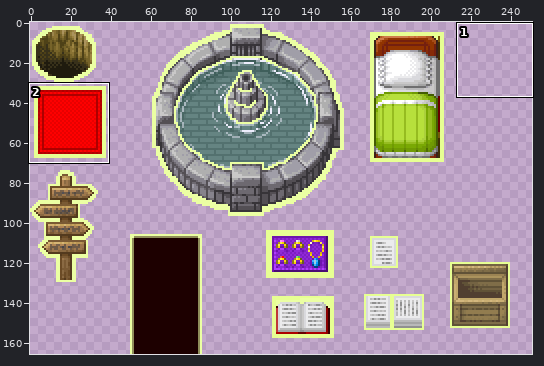
Edited in one commit: sprite sheet (assets/interactable.png). The picture above shows the old version from afar; the outline marks the close-up.
Close-up. Before the edit:
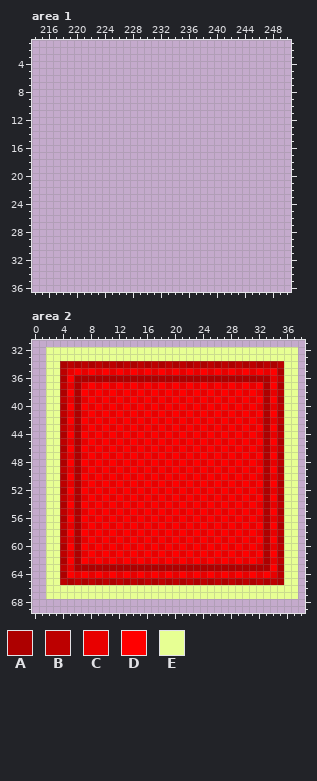
The file is 251x166 pixels. Colours within 5 levels of each other are drawn and written as one. Shown: area 1: x 214..250, y 1..36; area 2: x 0..38, y 31..69.
Palette (. is transparent): A #ad0000  B #bc0000  C #e80000  D #ff0000  E #e7ff93
Pixels before, area 2, first column x 2:
32 EEEEEEEEEEEEEEEEEEEEEEEEEEEEEEEEEEEE
33 EEEEEEEEEEEEEEEEEEEEEEEEEEEEEEEEEEEE
34 EEABABABABABABABABABABABABABABABABEE
35 EEBCDCDCDCDCDCDCDCDCDCDCDCDCDCDCDAEE
36 EEADAAAAAAAAAAAAAAAAAAAAAAAAAAAACBEE
37 EEBCACDCDCDCDCDCDCDCDCDCDCDCDCDADAEE
38 EEADADCDCDCDCDCDCDCDCDCDCDCDCDCACBEE
39 EEBCACDCDCDCDCDCDCDCDCDCDCDCDCDADAEE
40 EEADADCDCDCDCDCDCDCDCDCDCDCDCDCACBEE
41 EEBCACDCDCDCDCDCDCDCDCDCDCDCDCDADAEE
42 EEADADCDCDCDCDCDCDCDCDCDCDCDCDCACBEE
43 EEBCACDCDCDCDCDCDCDCDCDCDCDCDCDADAEE
44 EEADADCDCDCDCDCDCDCDCDCDCDCDCDCACBEE
45 EEBCACDCDCDCDCDCDCDCDCDCDCDCDCDADAEE
46 EEADADCDCDCDCDCDCDCDCDCDCDCDCDCACBEE
47 EEBCACDCDCDCDCDCDCDCDCDCDCDCDCDADAEE
48 EEADADCDCDCDCDCDCDCDCDCDCDCDCDCACBEE
49 EEBCACDCDCDCDCDCDCDCDCDCDCDCDCDADAEE
50 EEADADCDCDCDCDCDCDCDCDCDCDCDCDCACBEE
51 EEBCACDCDCDCDCDCDCDCDCDCDCDCDCDADAEE
52 EEADADCDCDCDCDCDCDCDCDCDCDCDCDCACBEE
53 EEBCACDCDCDCDCDCDCDCDCDCDCDCDCDADAEE
54 EEADADCDCDCDCDCDCDCDCDCDCDCDCDCACBEE
55 EEBCACDCDCDCDCDCDCDCDCDCDCDCDCDADAEE
56 EEADADCDCDCDCDCDCDCDCDCDCDCDCDCACBEE
57 EEBCACDCDCDCDCDCDCDCDCDCDCDCDCDADAEE
58 EEADADCDCDCDCDCDCDCDCDCDCDCDCDCACBEE
59 EEBCACDCDCDCDCDCDCDCDCDCDCDCDCDADAEE
60 EEADADCDCDCDCDCDCDCDCDCDCDCDCDCACBEE
61 EEBCACDCDCDCDCDCDCDCDCDCDCDCDCDADAEE
62 EEADADCDCDCDCDCDCDCDCDCDCDCDCDCACBEE
63 EEBCAAAAAAAAAAAAAAAAAAAAAAAAAAAADAEE
64 EEADCDCDCDCDCDCDCDCDCDCDCDCDCDCDCBEE
65 EEBABABABABABABABABABABABABABABABAEE
66 EEEEEEEEEEEEEEEEEEEEEEEEEEEEEEEEEEEE
67 EEEEEEEEEEEEEEEEEEEEEEEEEEEEEEEEEEEE
Once edited:
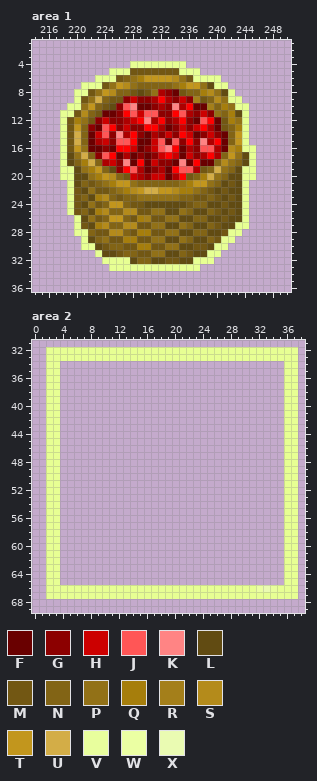
Colours new in this view: F #690000  G #8c0000  H #cc0000  J #ff5656  K #ff8484  L #614b12  M #725713  N #826415  P #927117  Q #a67e0c  R #a47f1a  S #b48b1b  T #c2961d  U #d3ad47  V #e8fe9d  W #ebffa3  X #eafbb2
The exact change:
Changed rows in their new state; - is an unchanged pixel.
Area 1:
first column x 218:
 4 ----------EEEEEEEE----------
 5 -------EEEMMMMMMMEEE--------
 6 -----EEEMNPQTTTTSPMEEEE-----
 7 ---EEEMPTSPNNNNNPQTTPLEE----
 8 --EEMPTSNNMLMPAGFMNNQSPLE---
 9 --EMPUNMMGHGGADAGHGRMNSPEE--
10 -EEPTNMLGJKFFGAGKADFFRNQPEE-
11 EEMSNMFFGDJHJJGGDJAGHGPNQLE-
12 EMQPMGHGGAHDKADGADGFJDFMQPE-
13 EMTNGFJDGHGGDDAFGHGHDAFMNQE-
14 EMUNFHJGKADGFAGHGDHFGHGFNTE-
15 EMUNFAHGJJDFFHJFJGDGKADFNTE-
16 EMTPFFGFDDHFGHJKDFAGJJAFSQEE
17 ELPUNGJDFAFGFGHDHFHGADANTPLE
18 ELNQUNAHGKFDFHGGFKFDFFNSPNLE
19 EELPQTNLGDJAFGAFDJJAMNUPNLEE
20 EELLPQTSNMHAGHHFADMNQUPNLLEE
21 -ELNMNPQTTPNNNNNNPQTTPNLMLE-
22 -EMLPMMNPQSTUUTTSQQPNMLMLLE-
23 -EMNLQSNMNNPPPPPPNNMMNMLMLE-
24 -EMLPMNTTNMMLLLLLLMNNLLMLLE-
25 -EMNLQSNNSSMMPPLLPNLLNMLMLE-
26 --ELPMNTTNMQRMMPPLLNNLLMLLE-
27 --EMLQSNNSSMMPPLLPNLLNMLLEE-
28 --EENMMSSNMQQMMPPLLNNLLMEE--
29 ---ELNPMMQQMMPPLLPNLLNMEE---
30 ---EELMNNMMQQMMPPLLMMLEE----
31 -----ELLMNNMMPPLLNMLLEE-----
32 ------EEEELNNLLMMLLEEE------
33 -------EEEEEEEEEEEEE--------
Area 2:
first column x 4:
34 ................................
35 ................................
36 ................................
37 ................................
38 ................................
39 ................................
40 ................................
41 ................................
42 ................................
43 ................................
44 ................................
45 ................................
46 ................................
47 ................................
48 ................................
49 ................................
50 ................................
51 ................................
52 ................................
53 ................................
54 ................................
55 ................................
56 ................................
57 ................................
58 ................................
59 ................................
60 ................................
61 ................................
62 ................................
63 ................................
64 ................................
65 ................................
66 ----------------------------WXV-
